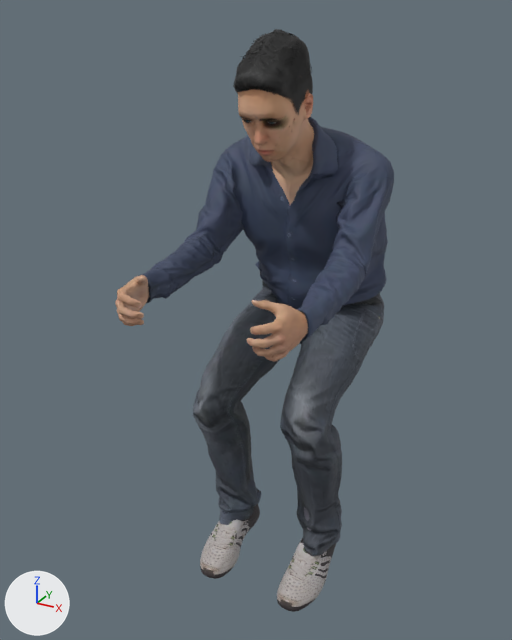
The glTF model assets/personaggi/realistici/sella-lunga/uomo-01.glb: old version first, new version second.
Camera for both pictures: a 50 mm lens placed at (0.752, -1.767, 1.495), pointed at (-0.054, -0.302, 0.763). Every picture has the same lights, and +X, +Y and +Z are marked at lower left. The first picture is the older version. Vertices at exactly the same position are counted once.

Names of what the first picture shows: 'Human', 'Human.male_casualsuit01', 'Human.shoes05', 'Human.short01'.
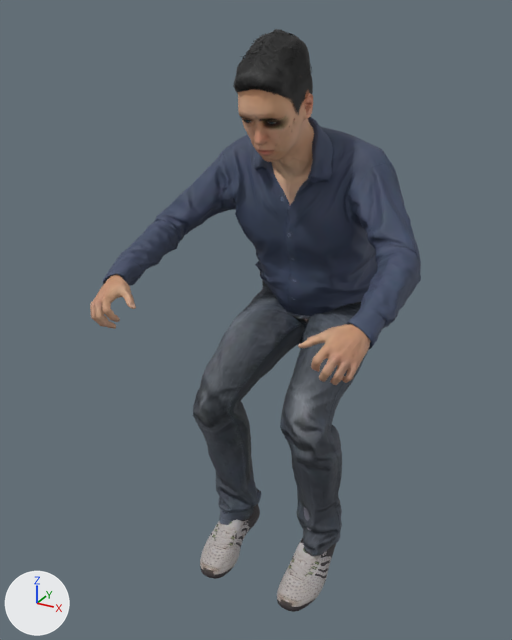
Edits to the bpy script that builds the scene:
```text
Change me_base:
    used by ob_human; location = (0.0, 0.0, -0.228)
    remove me_base.from_pydata(...)  # 7800 vertices, 15500 faces; spans x -0.217..0.217, y -0.689..-0.129, z 1.088..1.659
    add me_base.from_pydata(...)  # 7800 vertices, 15500 faces; spans x -0.336..0.336, y -0.638..-0.129, z 1.035..1.659
    me_base part 1: the loose piece of 1629 vertices spanning x -0.217..-0.126, y -0.689..-0.552, z 1.088..1.206 is multiplied about its middle by the matrix ((0.659, -0.112, 0.744), (0.252, 0.964, -0.078), (-0.709, 0.239, 0.664)), then moved by (-0.107, 0.048, -0.047)
    me_base part 2: the loose piece of 1629 vertices spanning x 0.126..0.217, y -0.689..-0.552, z 1.088..1.206 is multiplied about its middle by the matrix ((0.659, 0.112, -0.744), (-0.252, 0.964, -0.078), (0.709, 0.239, 0.664)), then moved by (0.107, 0.048, -0.047)
    other edits to the shape of me_base do not show in these pictures
Change me_male_casualsuit01:
    used by ob_human_male_casualsuit01; location = (0.0, 0.0, -0.228)
    remove me_male_casualsuit01.from_pydata(...)  # 8426 vertices, 16672 faces; spans x -0.239..0.241, y -0.59..0.108, z 0.331..1.495
    add me_male_casualsuit01.from_pydata(...)  # 8426 vertices, 16672 faces; spans x -0.362..0.357, y -0.554..0.108, z 0.331..1.495
    me_male_casualsuit01 part 3: 2936 of 8426 vertices moved; they spanned x -0.239..0.241, y -0.59..0.018, z 1.099..1.461 and now span x -0.362..0.357, y -0.554..0.018, z 1.093..1.461; mean shift (-0.003, 0.017, 0.006); largest move (0.178, -0.323, 1.108) -> (0.346, -0.284, 1.15)
```

What differs and where, as boxes [x1, y1, x2, y2] in the pictures (512 x 640 px; the box of a moved part takes in the faces that stretch with it):
'Human.male_casualsuit01', reshaped (25% wider): before [139, 117, 394, 556]; after [103, 117, 421, 556]
'Human', reshaped: before [115, 76, 314, 362]; after [90, 76, 371, 385]
part 1 of me_base, moved or reshaped: before [115, 275, 150, 326]; after [90, 274, 136, 329]
part 2 of me_base, moved or reshaped: before [246, 300, 308, 362]; after [298, 324, 371, 385]
part 3 of me_male_casualsuit01, moved or reshaped: before [139, 126, 394, 342]; after [103, 126, 421, 349]
